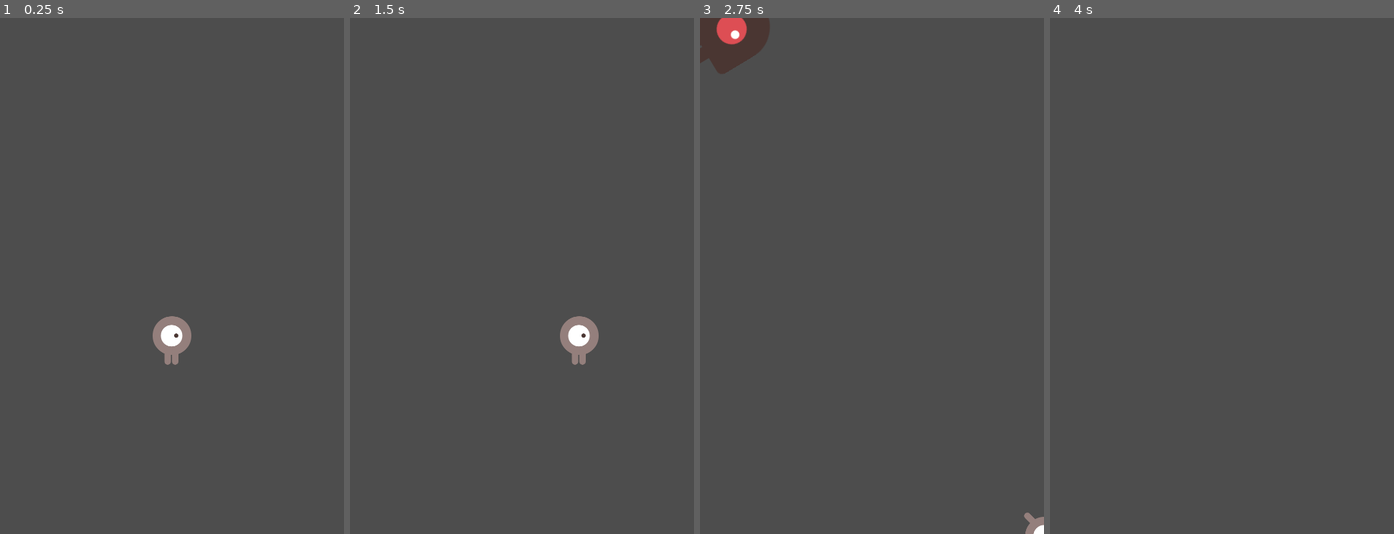
Above: before the commit, frames 1-4 (left to right).
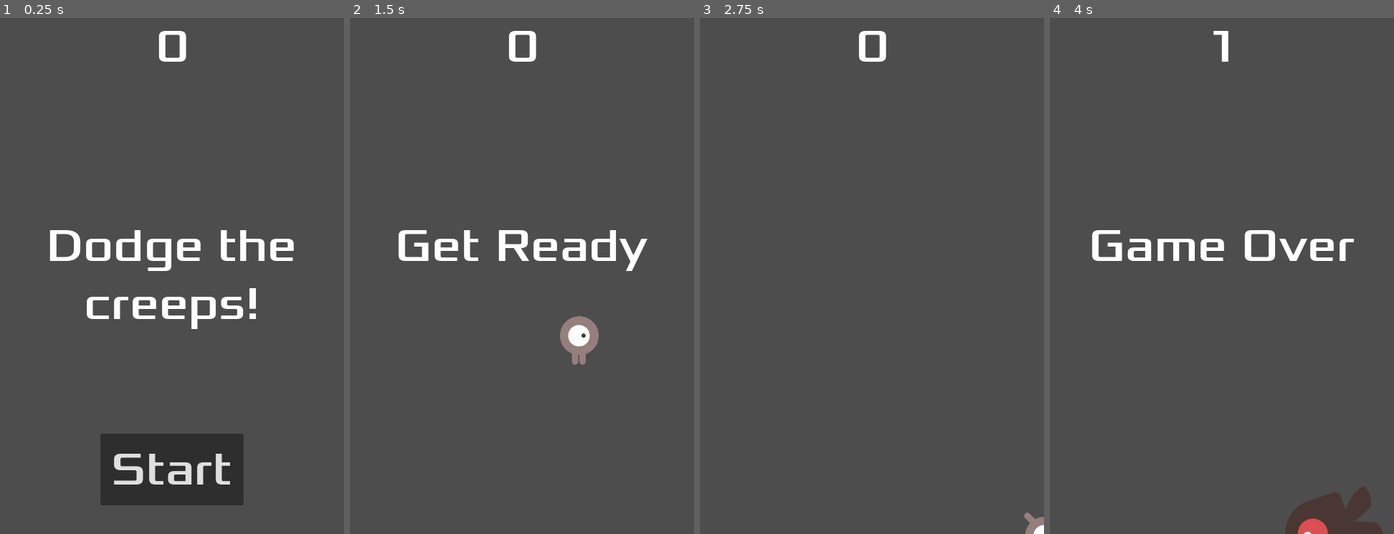
Above: after the commit, the same moments.

Repository: adrianbornas/godot-tutorial
Game: Godot game, scene res://main.tscn
The game is run twice, just before and just after one commit, with the same random seed, the same clock (stepped at 60 frames per second) and the same inputs.
Inputs (mouse positions are in pixels of both pictures, inside the frame that each line leads up to):
- Up to frame 1 (0.25 s): no input
- Up to frame 2 (1.5 s): click (522, 472) at 0.5 s, where only the run after the commit has a clickable "Start"; tap Enter at 1.25 s; hold Right (move_right) from 1.28 s (still down)
- Up to frame 3 (2.75 s): release Right (move_right) at 2.03 s; hold Down (move_down) from 2.03 s (still down)
- Up to frame 4 (4 s): release Down (move_down) at 2.78 s; hold Right (move_right) 2.78-3.53 s; hold Up (move_up) from 3.53 s (still down)

The runs differ from the first frame. In frame 1, 9.7% of the frame differs, in the area x 14-86%, y 2-95%; in frame 2, 2.1%; in frame 3, 2.0%; in frame 4, 3.5%.

Commit message:
Added HUD. New game on Start button pulsed. Mobs clear when player died. Score on screen

Diff:
--- /dev/null
+++ b/hud.gd
@@ -0,0 +1,30 @@
+extends CanvasLayer
+
+# Notifies `Main` node that the button has been pressed
+signal start_game
+
+func show_message(text):
+	$Message.text = text
+	$Message.show()
+	$MessageTimer.start()
+
+func show_game_over():
+	show_message("Game Over")
+	# Wait until the MessageTimer has counted down.
+	await $MessageTimer.timeout
+
+	$Message.text = "Dodge the\nCreeps!"
+	$Message.show()
+	# Make a one-shot timer and wait for it to finish.
+	await get_tree().create_timer(1.0).timeout
+	$StartButton.show()
+
+func update_score(score):
+	$ScoreLabel.text = str(score)
+
+func _on_message_timer_timeout():
+	$Message.hide()
+
+func _on_start_button_pressed():
+	$StartButton.hide()
+	start_game.emit()
--- /dev/null
+++ b/hud.tscn
@@ -0,0 +1,62 @@
+[gd_scene load_steps=3 format=3 uid="uid://bokjb0733yw12"]
+
+[ext_resource type="Script" path="res://hud.gd" id="1_tf4nq"]
+[ext_resource type="FontFile" uid="uid://cmh0rila3ughh" path="res://fonts/Xolonium-Regular.ttf" id="1_tuel2"]
+
+[node name="HUD" type="CanvasLayer"]
+script = ExtResource("1_tf4nq")
+
+[node name="ScoreLabel" type="Label" parent="."]
+anchors_preset = 5
+anchor_left = 0.5
+anchor_right = 0.5
+offset_left = -22.5
+offset_right = 22.5
+offset_bottom = 81.0
+grow_horizontal = 2
+theme_override_fonts/font = ExtResource("1_tuel2")
+theme_override_font_sizes/font_size = 64
+text = "0"
+horizontal_alignment = 1
+vertical_alignment = 1
+
+[node name="Message" type="Label" parent="."]
+anchors_preset = 8
+anchor_left = 0.5
+anchor_top = 0.5
+anchor_right = 0.5
+anchor_bottom = 0.5
+offset_left = -240.0
+offset_top = -81.0
+offset_right = 240.0
+offset_bottom = 81.0
+grow_horizontal = 2
+grow_vertical = 2
+theme_override_fonts/font = ExtResource("1_tuel2")
+theme_override_font_sizes/font_size = 64
+text = "Dodge the creeps!"
+horizontal_alignment = 1
+autowrap_mode = 2
+
+[node name="StartButton" type="Button" parent="."]
+anchors_preset = 7
+anchor_left = 0.5
+anchor_top = 1.0
+anchor_right = 0.5
+anchor_bottom = 1.0
+offset_left = -100.0
+offset_top = -140.0
+offset_right = 100.0
+offset_bottom = -40.0
+grow_horizontal = 2
+grow_vertical = 0
+theme_override_fonts/font = ExtResource("1_tuel2")
+theme_override_font_sizes/font_size = 64
+text = "Start"
+
+[node name="MessageTimer" type="Timer" parent="."]
+wait_time = 2.0
+one_shot = true
+
+[connection signal="pressed" from="StartButton" to="." method="_on_start_button_pressed"]
+[connection signal="timeout" from="MessageTimer" to="." method="_on_message_timer_timeout"]
--- a/main.gd
+++ b/main.gd
@@ -6,15 +6,17 @@
 func game_over():
 	$ScoreTimer.stop()
 	$MobTimer.stop()
+	$HUD.show_game_over()
 
 func new_game():
 	score = 0
+	get_tree().call_group("mobs", "queue_free")
 	$Player.start($StartPosition.position)
 	$StartTimer.start()
 
 # Called when the node enters the scene tree for the first time.
 func _ready():
-	new_game()
+	pass
 
 
 # Called every frame. 'delta' is the elapsed time since the previous frame.
@@ -54,8 +56,13 @@
 
 func _on_score_timer_timeout():
 	score += 1
-
+	$HUD.update_score(score)
 
 func _on_start_timer_timeout():
 	$MobTimer.start()
 	$ScoreTimer.start()
+
+func _on_hud_start_game():
+	new_game()
+	$HUD.update_score(score)
+	$HUD.show_message("Get Ready")
--- a/main.tscn
+++ b/main.tscn
@@ -1,8 +1,9 @@
-[gd_scene load_steps=5 format=3 uid="uid://dlivyd5thr6f8"]
+[gd_scene load_steps=6 format=3 uid="uid://dlivyd5thr6f8"]
 
 [ext_resource type="PackedScene" uid="uid://3axm2jbrgkx" path="res://player.tscn" id="1_48twc"]
 [ext_resource type="Script" path="res://main.gd" id="1_cnkno"]
 [ext_resource type="PackedScene" uid="uid://bjhlc2ogg3dhx" path="res://mob.tscn" id="2_ko5me"]
+[ext_resource type="PackedScene" uid="uid://bokjb0733yw12" path="res://hud.tscn" id="4_jq4ms"]
 
 [sub_resource type="Curve2D" id="Curve2D_csoq8"]
 _data = {
@@ -36,7 +37,10 @@
 position = Vector2(2, 7)
 rotation = 0.00836801
 
+[node name="HUD" parent="." instance=ExtResource("4_jq4ms")]
+
 [connection signal="hit" from="Player" to="." method="_on_player_hit"]
 [connection signal="timeout" from="MobTimer" to="." method="_on_mob_timer_timeout"]
 [connection signal="timeout" from="ScoreTimer" to="." method="_on_score_timer_timeout"]
 [connection signal="timeout" from="StartTimer" to="." method="_on_start_timer_timeout"]
+[connection signal="start_game" from="HUD" to="." method="_on_hud_start_game"]
--- a/mob.tscn
+++ b/mob.tscn
@@ -48,7 +48,7 @@
 radius = 49.3333
 height = 138.667
 
-[node name="Mob" type="RigidBody2D"]
+[node name="Mob" type="RigidBody2D" groups=["mobs"]]
 position = Vector2(248, 368)
 scale = Vector2(0.75, 0.75)
 gravity_scale = 0.0
